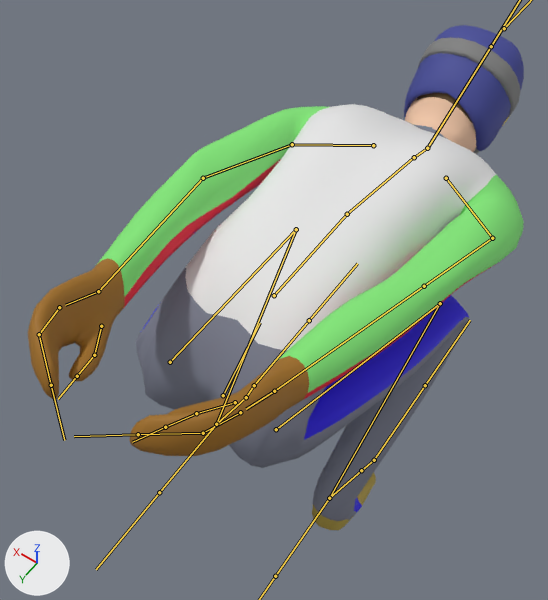
Renders of the FBX model Assets/Models/Characters/jumper.fbx from each side of a commit.
Camera for both pictures: a 50 mm camera at (-0.364, 0.504, 1.329) aimed at (0.076, -0.111, 0.361). The axes (+X, +Y, +Z) are drawn at lower left. The lights are the same throughout. Both versions are drawn at frame 12 of the action 'Armature|Inrun'; the numbers are the values there. The bones that bend it are drawn over the model as lines.

Names of what the first picture shows: 'Cube', 'Goggles', 'Helmet'.
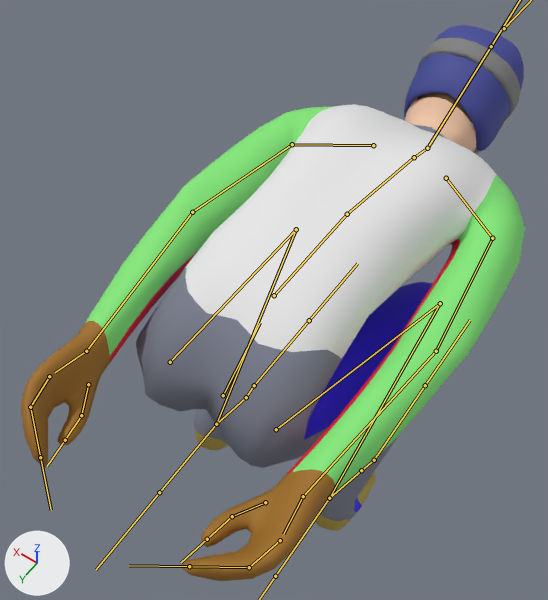
Changed parts and their boxes (x1, y1, x2, y2) in the pictures (548 x 600 px):
'Cube', posed (12% taller): before (28, 92, 524, 530); after (21, 92, 525, 581)
bone 'Upper Arm.L', root to tip: before (292, 144) to (203, 178); after (292, 144) to (192, 212)
bone 'Upper Arm.R', root to tip: before (492, 238) to (424, 286); after (492, 238) to (436, 351)

What the commit changed:
Bone 'Upper Arm.L' (bone_upper_arm_l) turns from (-6, 16, -24) to (9, 6, -19) degrees about its own x, y and z.
Bone 'Upper Arm.R' (bone_upper_arm_r) turns from (-7, -13, 25) to (15, -35, 5) degrees about its own x, y and z.
